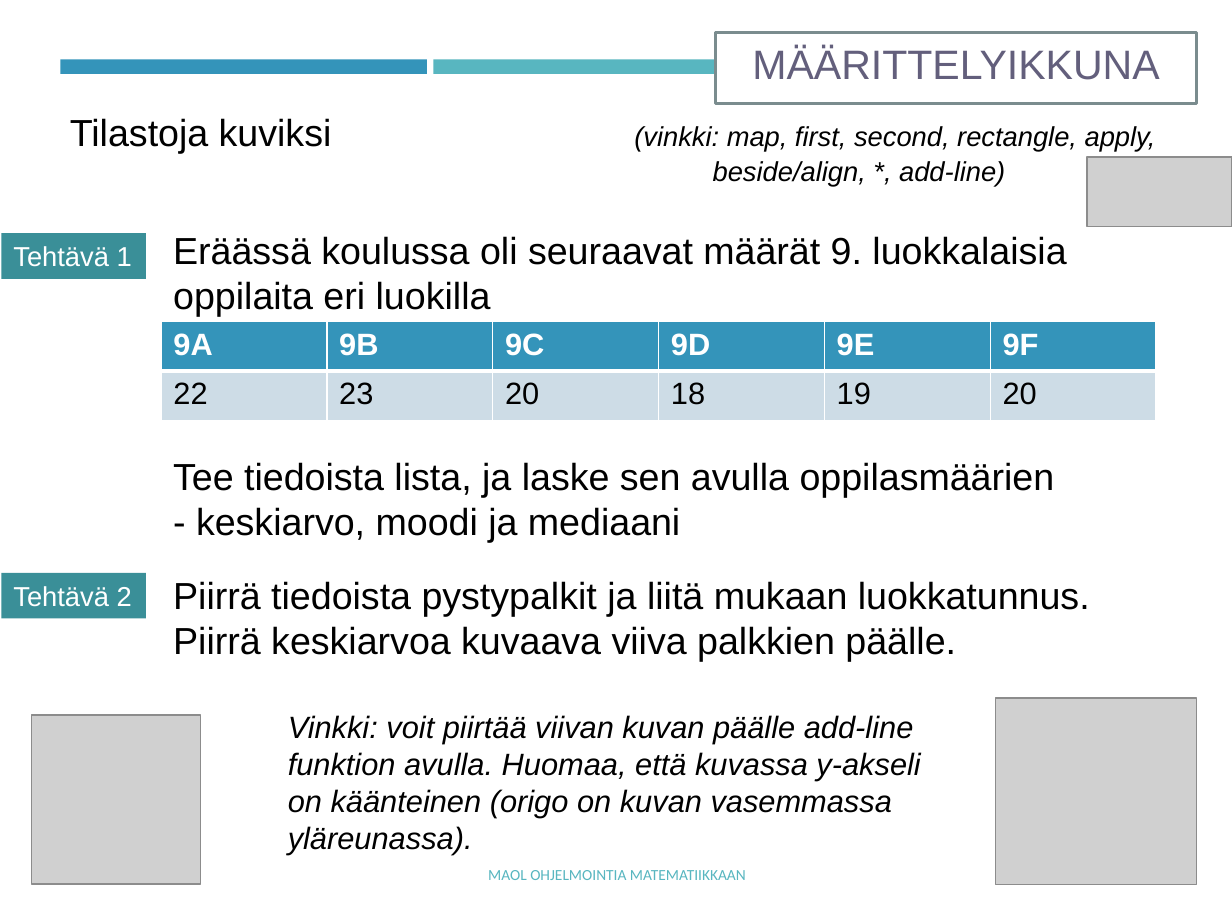
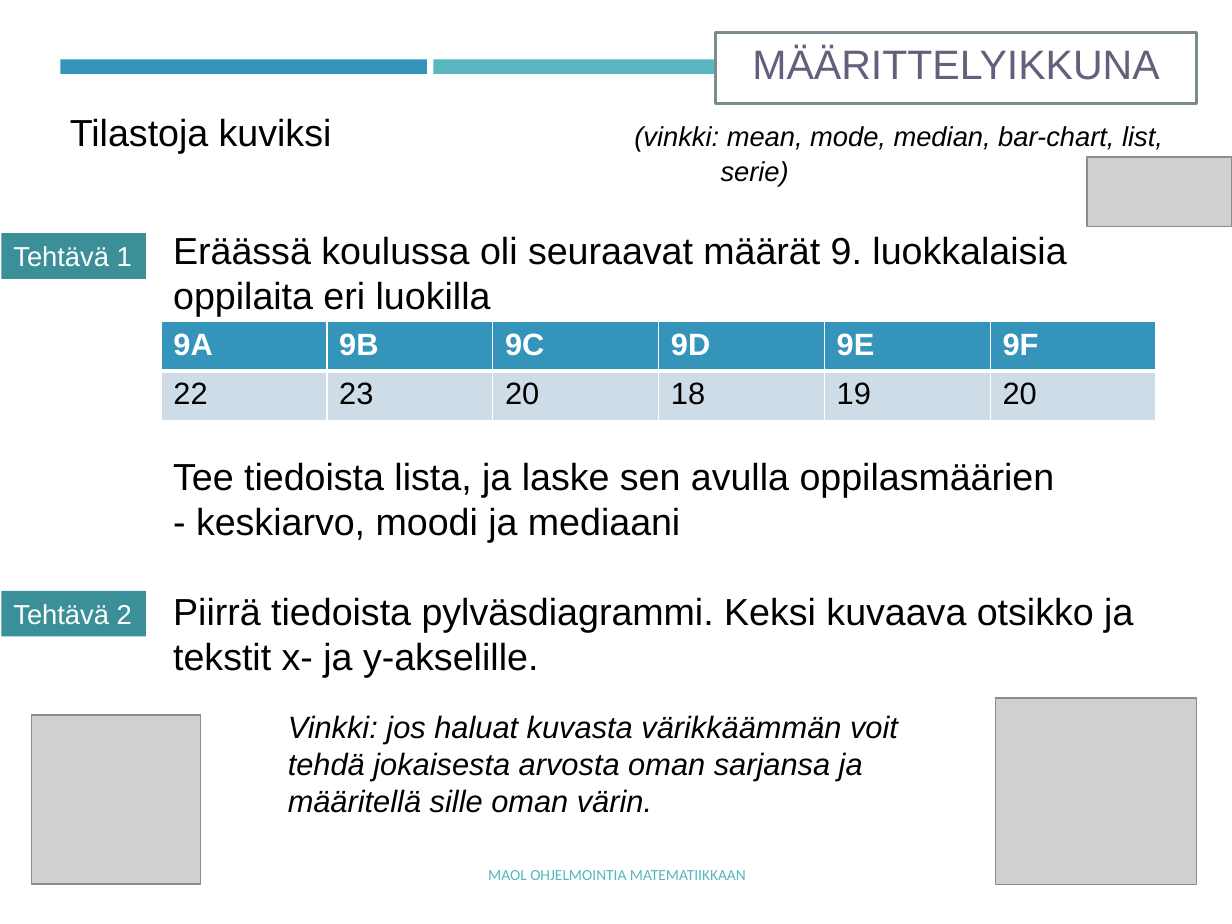
Before and after one commit to tyynetyyne/tyynetyyne.github.io, a slide deck: slide 25 of tehtavat/tiedostot/maol/power_point/Racket-MAOL-9-listat.pptx (slide 23 before the commit). Drawn at 1232x924 pixels with LibreOffice and Linux fonts; fonts in the diff are those of the drawing; grey boxes stand for pictures. Boxes give left, top, right and bottom in pixels: in the first picture for what was removed or moved away, otherwise in the second. Text is boxed around its words. In the diff, an @@ line names an element or a change of style, - is before the commit and + after.

```diff
--- a/tehtavat/tiedostot/maol/power_point/Racket-MAOL-9-listat.pptx
+++ b/tehtavat/tiedostot/maol/power_point/Racket-MAOL-9-listat.pptx
@@ text at [70, 118, 1163, 187]: text changed @@
-Tilastoja kuviksi (vinkki: map, first, second, rectangle, apply,
-beside/align, *, add-line)
+Tilastoja kuviksi (vinkki: mean, mode, median, bar-chart, list, serie)
@@ rectangle "Tehtävä 2": place and size @@
-rectangle "Tehtävä 2" at [1, 573, 145, 618]
+rectangle "Tehtävä 2" at [1, 591, 145, 637]
@@ text at [173, 597, 1133, 677]: text changed @@
-Piirrä tiedoista pystypalkit ja liitä mukaan luokkatunnus. Piirrä keskiarvoa kuvaava viiva palkkien päälle.
+Piirrä tiedoista pylväsdiagrammi. Keksi kuvaava otsikko ja tekstit x- ja y-akselille.
@@ text at [288, 715, 898, 813]: text changed @@
-Vinkki: voit piirtää viivan kuvan päälle add-line funktion avulla. Huomaa, että kuvassa y-akseli on käänteinen (origo on kuvan vasemmassa yläreunassa).
+Vinkki: jos haluat kuvasta värikkäämmän voit tehdä jokaisesta arvosta oman sarjansa ja määritellä sille oman värin.
```
Also in this commit, not shown: 3 other slides changed, 4 slides added, 2 other files.
